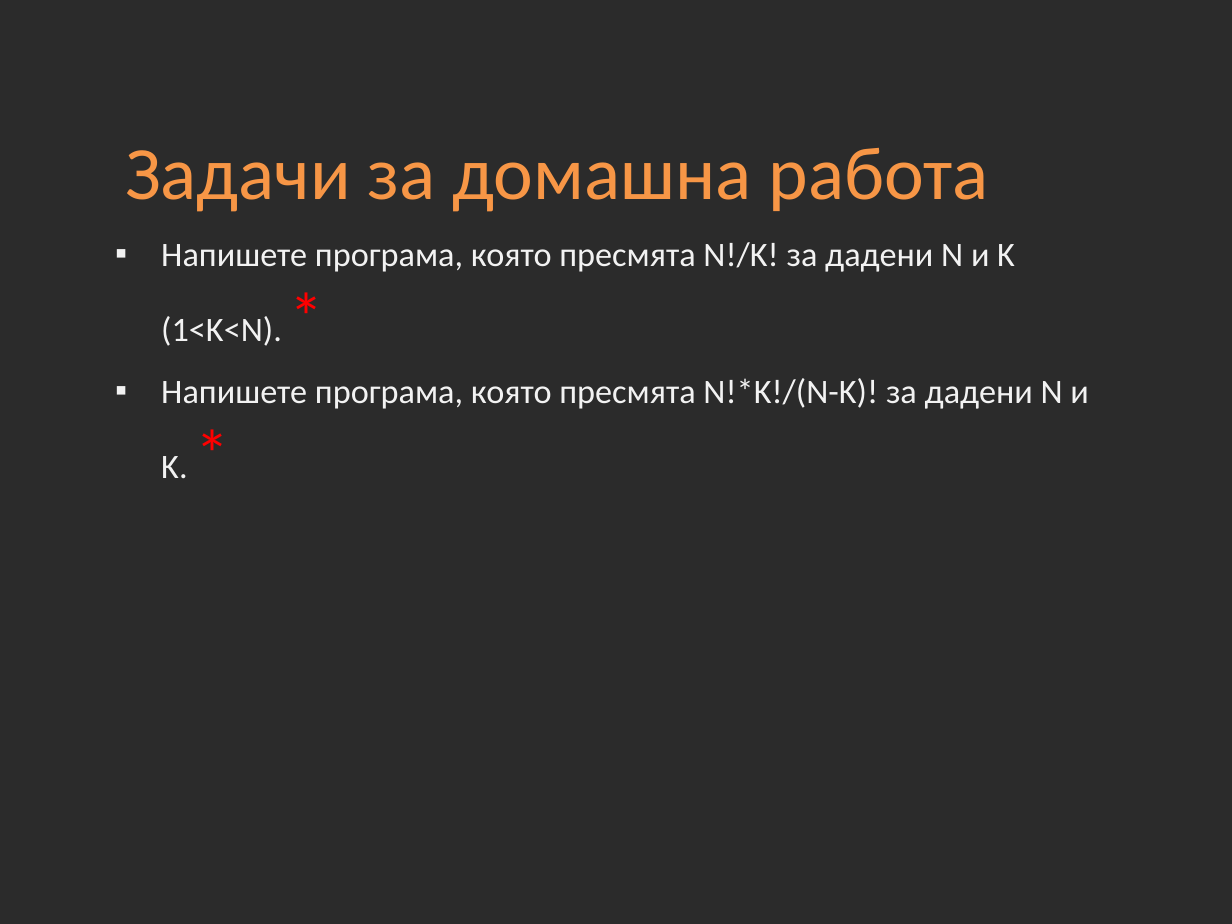
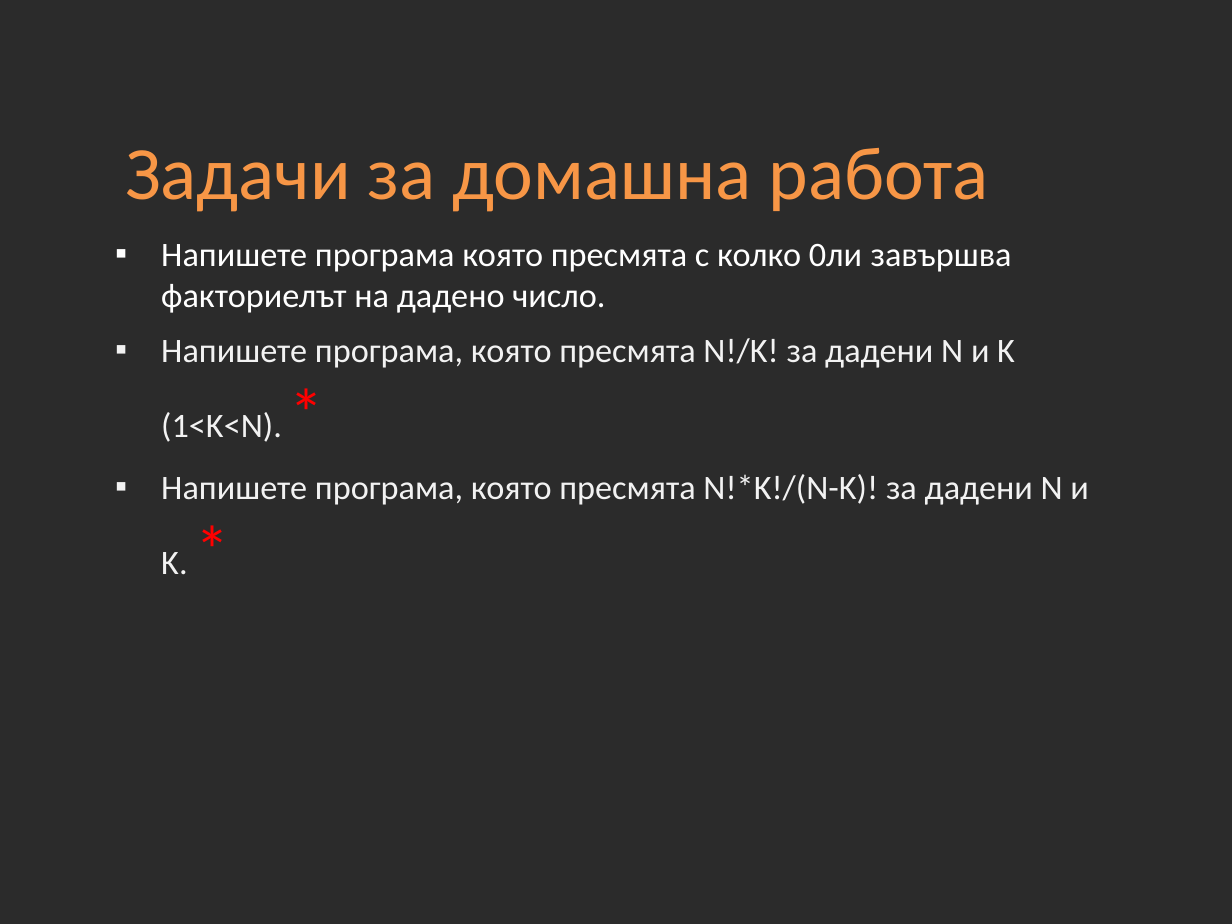
Before and after one commit to Academy-Soft-Intellect/Programming-Introduction-CSharp-Course, a slide deck: slide 22 of 04-Loops.pptx (slide 21 before the commit). Drawn at 1232x924 pixels with LibreOffice and Linux fonts; fonts in the diff are those of the drawing; background and template pictures are left out; a plain dark background stands for a picture behind light text. Boxes give left, top, right and bottom in pixels: in the first picture for what was removed or moved away, otherwise in the second. Text is boxed around its words. In the diff, an @@ line names an element or a change of style, - is before the commit and + after.

```diff
--- a/04-Loops.pptx
+++ b/04-Loops.pptx
@@ text at (161,244,1012,313): paragraph added @@
+▪ Напишете програма която пресмята с колко 0ли завършва факториелът на дадено число.
```
Also in this commit, not shown: 1 other slide changed, 1 slide added, 10 other files.
